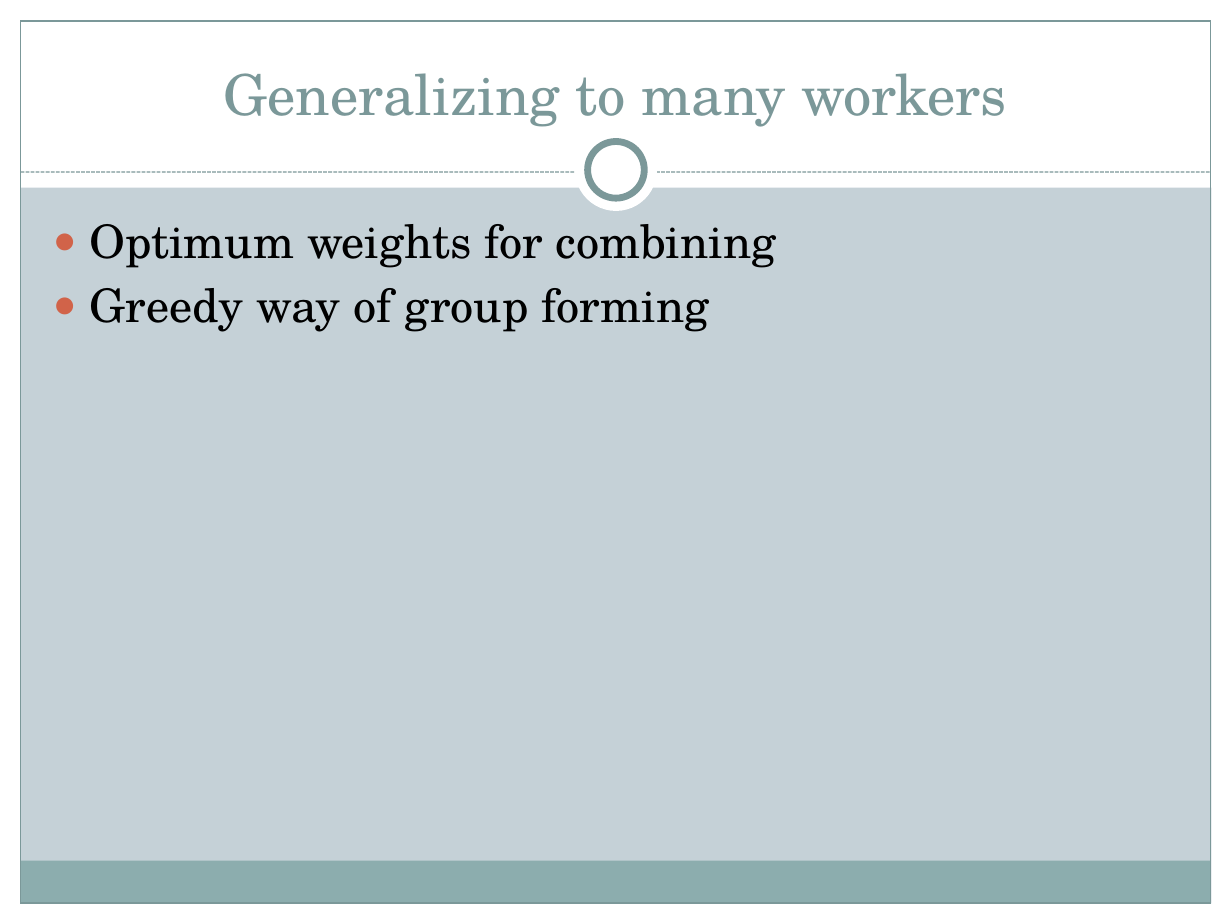
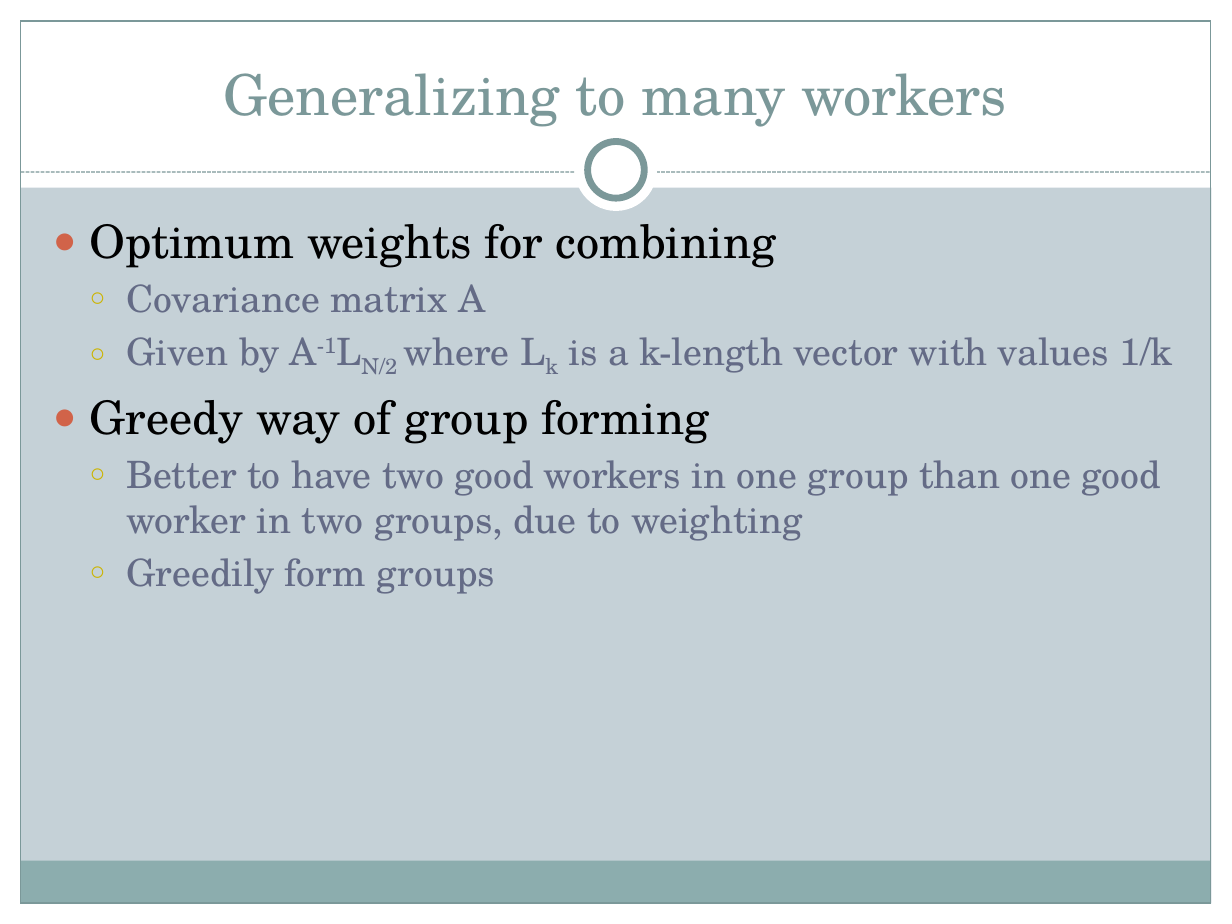
Before and after one commit to brahmaneya/WorkerEvaluationGeneral, a slide deck: slide 9 of Presentation/WorkerEval.pptx. Drawn at 1232x924 pixels with LibreOffice and Linux fonts; fonts in the diff are those of the drawing. Boxes give left, top, right and bottom in pixels: in the first picture for what was removed or moved away, otherwise in the second. Text is boxed around its words. In the diff, an @@ line names an element or a change of style, - is before the commit and + after.

```diff
--- a/Presentation/WorkerEval.pptx
+++ b/Presentation/WorkerEval.pptx
@@ text at box(127, 284, 1173, 374): paragraphs added @@
+  ○ Covariance matrix A
+  ○ Given by A-1LN/2 where Lk is a k-length vector with values 1/k
@@ text at box(127, 460, 1161, 594): paragraphs added @@
+  ○ Better to have two good workers in one group than one good worker in two groups, due to weighting
+  ○ Greedily form groups
```
Also in this commit, not shown: 2 other slides changed, 2 slides added.
